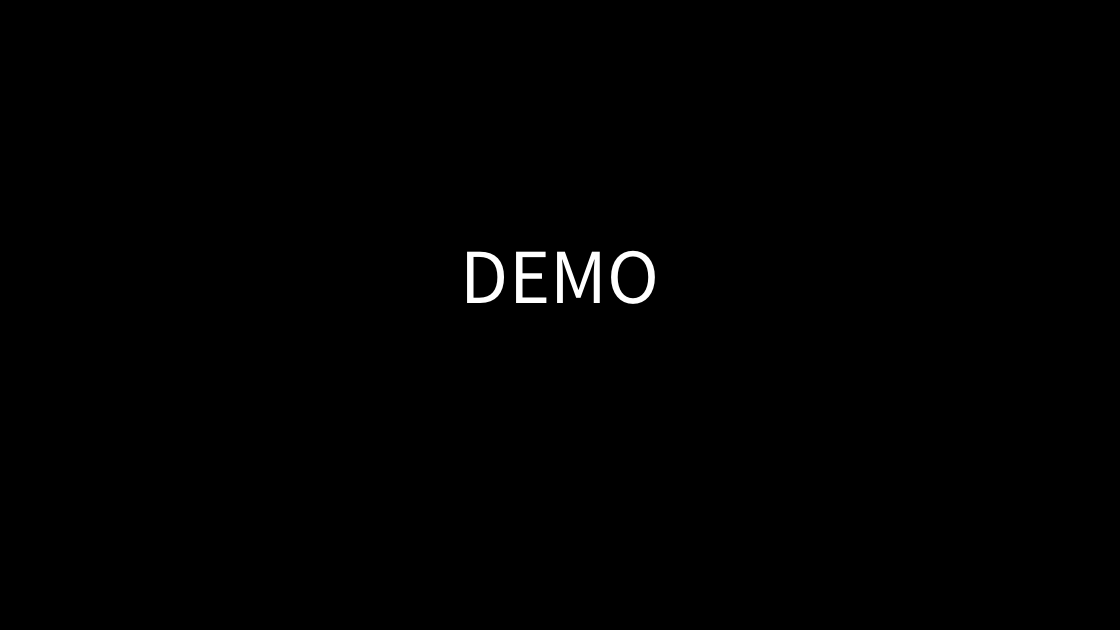
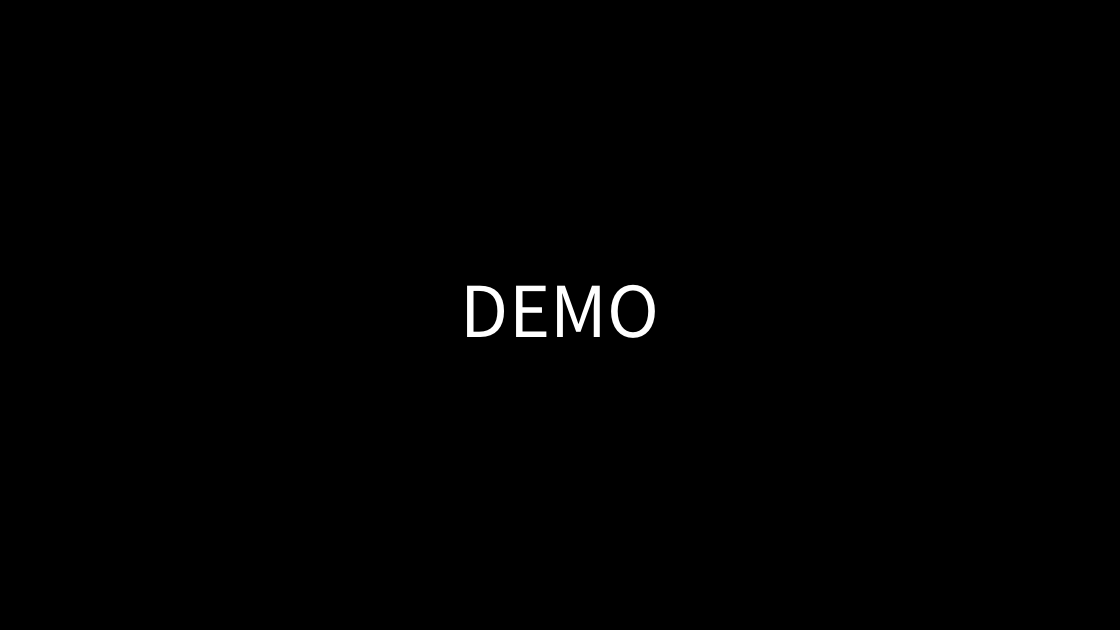
Before and after one commit to ChihYunWu/ChihYunWu.github.io, a slide deck: slide 6 of 期末報告/B10630327吳芷昀.pptx (slide 4 before the commit). Drawn at 1120x630 pixels with LibreOffice and Linux fonts; fonts in the diff are those of the drawing. Boxes give left, top, right and bottom in pixels: in the first picture for what was removed or moved away, otherwise in the second. Text is boxed around its words. In the diff, an @@ line names an element or a change of style, - is before the commit and + after.

```diff
--- a/期末報告/B10630327吳芷昀.pptx
+++ b/期末報告/B10630327吳芷昀.pptx
@@ title "DEMO": place and size @@
-title "DEMO" at [461,250,659,304]
+title "DEMO" at [461,284,659,338]
@@ title "DEMO" at [461,284,659,338]: vertical alignment bottom to middle @@
```
Also in this commit, not shown: 2 other slides changed, 2 slides added, 20 other files.
